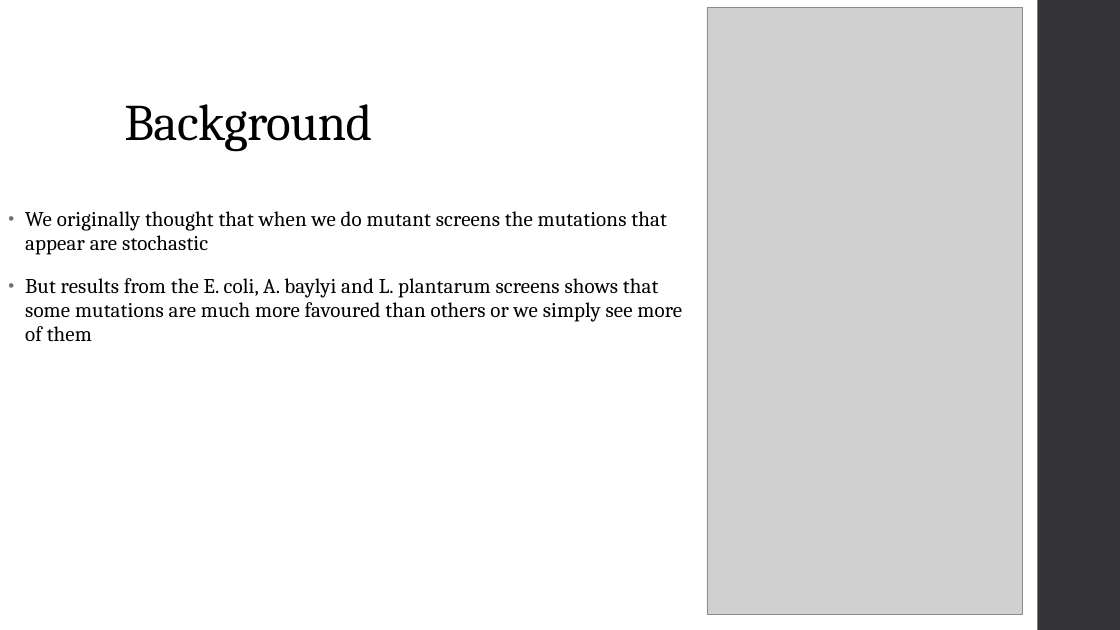
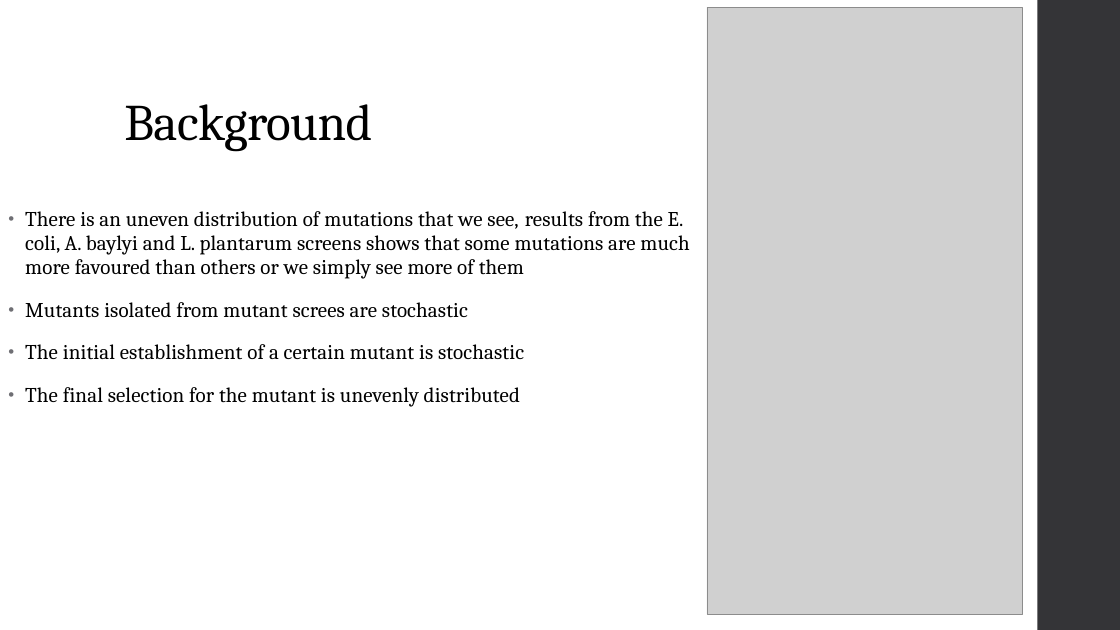
Before and after one commit to Ziqing-Liu/RIFRxT, a slide deck: slide 16 of Research Update.pptx. Drawn at 1120x630 pixels with LibreOffice and Linux fonts; fonts in the diff are those of the drawing; grey boxes stand for pictures. Boxes give left, top, right and bottom in pixels: in the first picture for what was removed or moved away, otherwise in the second. Text is boxed around its words. In the diff, an @@ line names an element or a change of style, - is before the commit and + after.

```diff
--- a/Research Update.pptx
+++ b/Research Update.pptx
@@ text at bbox=[25, 211, 689, 407]: text changed @@
-• We originally thought that when we do mutant screens the mutations that appear are stochastic
-• But results from the E. coli, A. baylyi and L. plantarum screens shows that some mutations are much more favoured than others or we simply see more of them
+• There is an uneven distribution of mutations that we see, results from the E. coli, A. baylyi and L. plantarum screens shows that some mutations are much more favoured than others or we simply see more of them
+• Mutants isolated from mutant screes are stochastic
+• The initial establishment of a certain mutant is stochastic
+• The final selection for the mutant is unevenly distributed
```
Also in this commit, not shown: 1 slide added, 1 slide removed.
